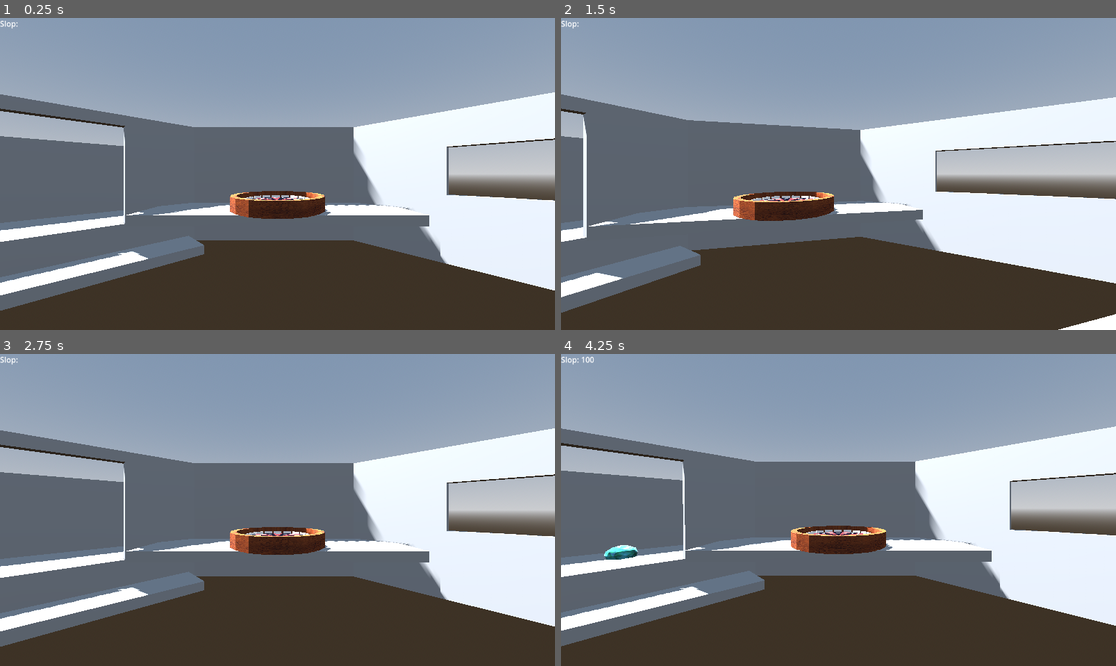
Above: before the commit, frames 1-4 (two rows, left to right).
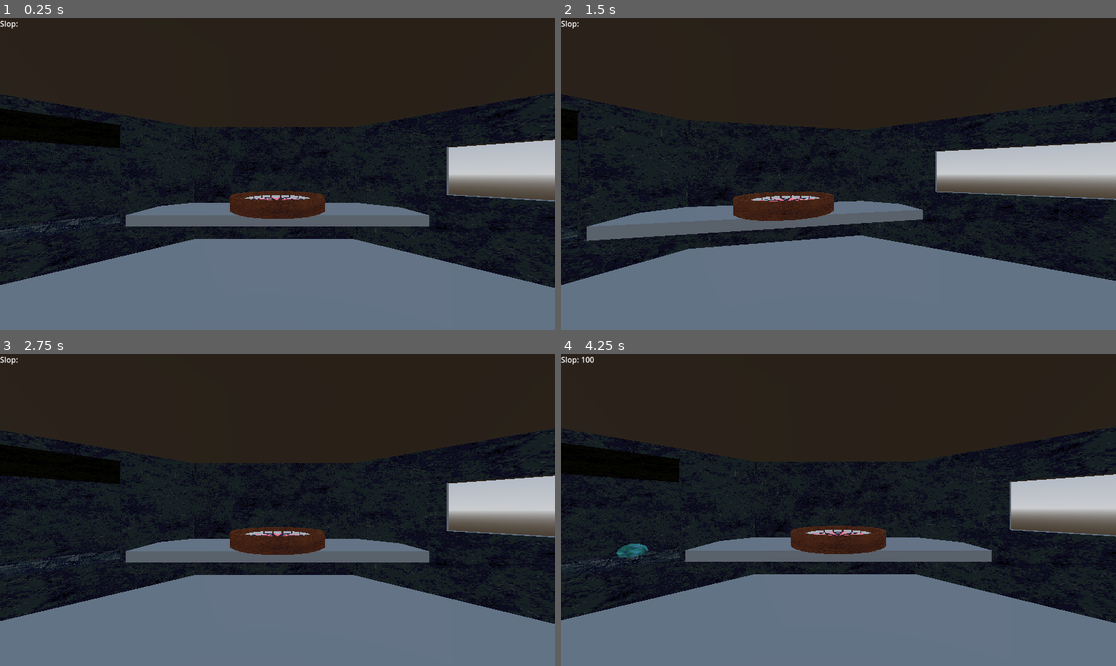
Above: after the commit, the same moments.

Repository: J-dario/Sloplan-Brackeys-2025
Game: Godot game, scene res://Scenes/main.tscn
The game is run twice, just before and just after one commit, with the same random seed, the same clock (stepped at 60 frames per second) and the same inputs.
Inputs:
- Up to frame 1 (0.25 s): no input
- Up to frame 2 (1.5 s): hold D (lookLeft) 0.53-1.28 s; tap A (lookRight) at 1.35 s
- Up to frame 3 (2.75 s): hold Q (test) from 2.03 s (still down)
- Up to frame 4 (4.25 s): release Q (test) at 2.78 s; tap W (zoomIn) at 2.85 s; hold S (zoomOut) from 3.53 s (still down)

The runs differ from the first frame. In frame 1, 93% of the frame differs, in the area x 0-100%, y 0-100%; in frame 2, 90%; in frame 3, 93%; in frame 4, 93%.

Commit message:
basic textures

Diff:
--- /dev/null
+++ b/Materials/Floor.tres
@@ -0,0 +1,11 @@
+[gd_resource type="StandardMaterial3D" load_steps=2 format=3 uid="uid://d32ttjil6hc62"]
+
+[ext_resource type="Texture2D" uid="uid://5rixmxessnoy" path="res://Textures/Floor.png" id="1_mfxl4"]
+
+[resource]
+resource_name = "Material.001"
+cull_mode = 2
+albedo_texture = ExtResource("1_mfxl4")
+metallic_specular = 0.0
+roughness = 0.6
+texture_filter = 0
--- a/Materials/GoldSlop.tres
+++ b/Materials/MainWall.tres
@@ -1,11 +1,11 @@
 [gd_resource type="StandardMaterial3D" load_steps=2 format=3 uid="uid://cd0ugjc3kyuh7"]
 
-[ext_resource type="Texture2D" uid="uid://bjdd3au4be7wg" path="res://Textures/goldSlop.png" id="1_kdoc0"]
+[ext_resource type="Texture2D" uid="uid://c0wyb7ns6626h" path="res://Textures/BasicWall.png" id="1_qh37i"]
 
 [resource]
 resource_name = "Material.001"
 cull_mode = 2
-albedo_texture = ExtResource("1_kdoc0")
-metallic = 1.0
+albedo_texture = ExtResource("1_qh37i")
 metallic_specular = 0.0
 roughness = 0.6
+texture_filter = 0
--- a/Materials/PrismaticSlop.tres
+++ /dev/null
@@ -1,11 +0,0 @@
-[gd_resource type="StandardMaterial3D" load_steps=2 format=3 uid="uid://u0mjcwywe6oo"]
-
-[ext_resource type="Texture2D" uid="uid://du8icbnfiia2m" path="res://Textures/prismaticSlop.png" id="1_a1350"]
-
-[resource]
-resource_name = "Material.001"
-cull_mode = 2
-albedo_texture = ExtResource("1_a1350")
-metallic = 1.0
-metallic_specular = 0.0
-roughness = 0.6
--- a/Materials/BasicSlop.tres
+++ b/Materials/Slop.tres
@@ -1,11 +1,12 @@
 [gd_resource type="StandardMaterial3D" load_steps=2 format=3 uid="uid://cltpdtf8v3h4o"]
 
-[ext_resource type="Texture2D" uid="uid://b0uv7vhgypdji" path="res://Textures/pixelFlesh.png" id="1_kxmtt"]
+[ext_resource type="Texture2D" uid="uid://b0uv7vhgypdji" path="res://Textures/pixelFlesh.png" id="1_icfv0"]
 
 [resource]
 resource_name = "Material.001"
 cull_mode = 2
-albedo_texture = ExtResource("1_kxmtt")
+albedo_texture = ExtResource("1_icfv0")
 metallic = 1.0
 metallic_specular = 0.0
 roughness = 0.6
+texture_filter = 0
--- a/Scenes/main.tscn
+++ b/Scenes/main.tscn
@@ -1,9 +1,11 @@
-[gd_scene load_steps=9 format=3 uid="uid://we0fibcjxv2b"]
+[gd_scene load_steps=11 format=3 uid="uid://we0fibcjxv2b"]
 
 [ext_resource type="Script" uid="uid://ulq0s6wq85wc" path="res://Scripts/camera_3d.gd" id="1_jjgbg"]
 [ext_resource type="Script" uid="uid://b0xqbfe3c45cv" path="res://Scripts/game_manager.gd" id="1_jjvhh"]
 [ext_resource type="PackedScene" uid="uid://caicdpy2vlhiq" path="res://Scenes/roulette.tscn" id="2_bo1nx"]
+[ext_resource type="Material" uid="uid://cd0ugjc3kyuh7" path="res://Materials/MainWall.tres" id="2_kry3j"]
 [ext_resource type="Script" uid="uid://cilqupfc5jekm" path="res://Scripts/slop_spawner.gd" id="3_8gbba"]
+[ext_resource type="Material" uid="uid://d32ttjil6hc62" path="res://Materials/Floor.tres" id="3_21xkr"]
 
 [sub_resource type="ProceduralSkyMaterial" id="ProceduralSkyMaterial_7u77a"]
 sky_horizon_color = Color(0.662243, 0.671743, 0.686743, 1)
@@ -32,81 +34,117 @@
 transform = Transform3D(-0.866023, -0.433016, 0.250001, 0, 0.499998, 0.866027, -0.500003, 0.749999, -0.43301, 0, 0, 0)
 shadow_enabled = true
 
-[node name="CSGCombiner3D" type="CSGCombiner3D" parent="."]
+[node name="SlopRoom" type="CSGCombiner3D" parent="."]
 use_collision = true
 
-[node name="Floor" type="CSGBox3D" parent="CSGCombiner3D"]
-transform = Transform3D(1.4, 0, 0, 0, 1, 0, 0, 0, 1, -30.87, 0, -0.649999)
+[node name="Roof" type="CSGBox3D" parent="SlopRoom"]
+transform = Transform3D(0.972108, 0, 0.719623, 0, 1, 0, -1.00747, 0, 0.694366, 5.21817, 15.1, -31.8219)
 use_collision = true
-size = Vector3(23.8, 1, 62.3)
+size = Vector3(21.3, 1, 28.3)
+material = ExtResource("2_kry3j")
 
-[node name="Floor2" type="CSGBox3D" parent="CSGCombiner3D"]
-transform = Transform3D(1.01832, 0, 0.686242, 0, 1, 0, -0.960738, 0, 0.727374, 3.17713, 0.599999, -30.0475)
+[node name="Floor" type="CSGBox3D" parent="SlopRoom"]
+transform = Transform3D(1.01832, 0, 0.686242, 0, 1, 0, -0.960738, 0, 0.727374, 4.45577, -0.100001, -31.1313)
+material_override = ExtResource("3_21xkr")
 use_collision = true
-size = Vector3(24.2, 1, 28.3)
+size = Vector3(21.6122, 1, 28.3)
+material = ExtResource("3_21xkr")
 
-[node name="Floor3" type="CSGBox3D" parent="CSGCombiner3D"]
-transform = Transform3D(1.01832, 0, 0.686242, 0, 1, 0, -0.960738, 0, 0.727374, 3.17713, 15.1, -30.0475)
-visible = false
+[node name="LeftWall" type="CSGBox3D" parent="SlopRoom"]
+transform = Transform3D(1.77636e-15, 0.642788, -1.07246, -1, -3.34849e-08, -3.9336e-08, -4.37114e-08, 0.766044, 0.899903, -4.68498, 7.7, -40.1801)
 use_collision = true
-size = Vector3(24.2, 1, 28.3)
+size = Vector3(14.8, 1, 20.8)
+material = ExtResource("2_kry3j")
 
-[node name="Table" type="CSGBox3D" parent="CSGCombiner3D"]
+[node name="RightWall" type="CSGBox3D" parent="SlopRoom"]
+transform = Transform3D(1.77636e-15, 0.642788, -1.07246, -1, -3.34849e-08, -3.9336e-08, -4.37114e-08, 0.766044, 0.899903, 14.1727, 7.7, -22.7158)
+use_collision = true
+size = Vector3(14.8, 1, 20.8)
+material = ExtResource("2_kry3j")
+
+[node name="BackWall" type="CSGBox3D" parent="SlopRoom"]
+transform = Transform3D(-2.99966e-08, 0.686242, 1.01832, -1, -4.37114e-08, 2.96462e-22, 3.17945e-08, -0.727374, 0.960738, 14.3254, 7.7, -42.0211)
+use_collision = true
+size = Vector3(14.8, 1, 20.8)
+material = ExtResource("2_kry3j")
+
+[node name="MainWall" type="CSGBox3D" parent="SlopRoom"]
+transform = Transform3D(-2.99966e-08, 0.686242, 1.01832, -1, -4.37114e-08, 2.96462e-22, 3.17945e-08, -0.727374, 0.960738, -5.507, 7.7, -21)
+use_collision = true
+size = Vector3(14.8, 1, 20.8)
+material = ExtResource("2_kry3j")
+
+[node name="Window" type="CSGBox3D" parent="SlopRoom"]
+transform = Transform3D(-2.99966e-08, 0.686242, 0.727374, -1, -4.37114e-08, 0, 3.17945e-08, -0.727374, 0.686242, -6.44959, 8.92638, -21.2382)
+operation = 2
+use_collision = true
+size = Vector3(10.2, 2.8, 15)
+material = ExtResource("2_kry3j")
+
+[node name="MainArea" type="CSGCombiner3D" parent="."]
+use_collision = true
+
+[node name="Floor" type="CSGBox3D" parent="MainArea"]
+transform = Transform3D(1.4, 0, 0, 0, 1, 0, 0, 0, 1, -21.2558, 0, -0.649999)
+use_collision = true
+size = Vector3(37.5346, 1, 62.3)
+
+[node name="Floor4" type="CSGBox3D" parent="MainArea"]
+transform = Transform3D(1.4, 0, 0, 0, 1, 0, 0, 0, 1, -21.2558, 15.702, -0.649999)
+use_collision = true
+size = Vector3(37.5346, 1, 62.3)
+
+[node name="Floor2" type="CSGBox3D" parent="MainArea"]
+transform = Transform3D(0.902577, 0, -0.764438, 0, 1, 0, 1.07021, 0, 0.644698, 1.66198, 0, 27.8027)
+use_collision = true
+size = Vector3(13.0663, 1, 42.1954)
+
+[node name="Floor3" type="CSGBox3D" parent="MainArea"]
+transform = Transform3D(0.966369, 0, 0.723558, 0, 1, 0, -1.01298, 0, 0.690264, 1.81482, 0, -25.0355)
+operation = 2
+use_collision = true
+size = Vector3(11.4406, 1, 42.1954)
+
+[node name="Table" type="CSGBox3D" parent="MainArea"]
 transform = Transform3D(1, 0, 0, 0, 1, 0, 0, 0, 1, 0.36, 4.78, 0)
 use_collision = true
 size = Vector3(8.1, 1, 27.4)
 
-[node name="FrontWall" type="CSGBox3D" parent="CSGCombiner3D"]
+[node name="FrontWall" type="CSGBox3D" parent="MainArea"]
 transform = Transform3D(-4.37114e-08, 1, 0, -1, -4.37114e-08, 0, 0, 0, 1, 5.05, 7.7, 0)
 use_collision = true
 size = Vector3(14.8, 1, 28.2)
+material = ExtResource("2_kry3j")
 
-[node name="RightWall" type="CSGBox3D" parent="CSGCombiner3D"]
+[node name="RightWall" type="CSGBox3D" parent="MainArea"]
 transform = Transform3D(1.91069e-15, -4.37114e-08, -1.4, -1, -4.37114e-08, 0, -4.37114e-08, 1, -6.1196e-08, -30.44, 7.7, 30)
 use_collision = true
 size = Vector3(14.8, 1, 20.8)
+material = ExtResource("2_kry3j")
 
-[node name="LeftWall" type="CSGBox3D" parent="CSGCombiner3D"]
+[node name="RightWall2" type="CSGBox3D" parent="MainArea"]
+transform = Transform3D(-4.37114e-08, 1, 0, -1, -4.37114e-08, 0, 0, 0, 1.4, -46.9036, 7.7, 0.248992)
+use_collision = true
+size = Vector3(14.8, 1, 43.1929)
+material = ExtResource("2_kry3j")
+
+[node name="LeftWall" type="CSGBox3D" parent="MainArea"]
 transform = Transform3D(1.91069e-15, -4.37114e-08, -1.4, -1, -4.37114e-08, 0, -4.37114e-08, 1, -6.1196e-08, -30.1, 7.7, -30)
 use_collision = true
 size = Vector3(14.8, 1, 20.8)
+material = ExtResource("2_kry3j")
 
-[node name="LeftWall2" type="CSGBox3D" parent="CSGCombiner3D"]
-transform = Transform3D(1.77636e-15, 0.642788, -1.07246, -1, -3.34849e-08, -3.9336e-08, -4.37114e-08, 0.766044, 0.899903, -4.68498, 7.7, -40.1801)
-use_collision = true
-size = Vector3(14.8, 1, 20.8)
-
-[node name="LeftWall3" type="CSGBox3D" parent="CSGCombiner3D"]
-transform = Transform3D(1.77636e-15, 0.642788, -1.07246, -1, -3.34849e-08, -3.9336e-08, -4.37114e-08, 0.766044, 0.899903, 14.1727, 7.7, -22.7158)
-use_collision = true
-size = Vector3(14.8, 1, 20.8)
-
-[node name="ShopWall" type="CSGBox3D" parent="CSGCombiner3D"]
+[node name="ShopWall" type="CSGBox3D" parent="MainArea"]
 transform = Transform3D(2.99966e-08, -0.686242, 1.01832, -1, -4.37114e-08, 2.96462e-22, 3.17945e-08, -0.727374, -0.960738, -6.442, 7.7, 21)
 use_collision = true
 size = Vector3(14.8, 1, 22.4)
+material = ExtResource("2_kry3j")
 
-[node name="ShopWindow" type="CSGBox3D" parent="CSGCombiner3D"]
+[node name="ShopWindow" type="CSGBox3D" parent="MainArea"]
 transform = Transform3D(2.99966e-08, -0.686242, 0.727374, -1, -4.37114e-08, 0, 3.17945e-08, -0.727374, -0.686242, -7.98377, 9.3, 22.3515)
 operation = 2
 use_collision = true
 size = Vector3(4.7, 2.8, 16.4)
-
-[node name="SlopWall" type="CSGBox3D" parent="CSGCombiner3D"]
-transform = Transform3D(-2.99966e-08, 0.686242, 1.01832, -1, -4.37114e-08, 2.96462e-22, 3.17945e-08, -0.727374, 0.960738, -5.507, 7.7, -21)
-use_collision = true
-size = Vector3(14.8, 1, 20.8)
-
-[node name="SlopWall2" type="CSGBox3D" parent="CSGCombiner3D"]
-transform = Transform3D(-2.99966e-08, 0.686242, 1.01832, -1, -4.37114e-08, 2.96462e-22, 3.17945e-08, -0.727374, 0.960738, 14.3254, 7.7, -42.0211)
-use_collision = true
-size = Vector3(14.8, 1, 20.8)
-
-[node name="SlopWindow" type="CSGBox3D" parent="CSGCombiner3D"]
-transform = Transform3D(-2.99966e-08, 0.686242, 0.727374, -1, -4.37114e-08, 0, 3.17945e-08, -0.727374, 0.686242, -6.26362, 8.9, -21.0099)
-operation = 2
-use_collision = true
-size = Vector3(10.2, 2.8, 15)
 
 [node name="Camera3D" type="Camera3D" parent="."]
 transform = Transform3D(-4.37114e-08, 0, -1, 0, 1, 0, 1, 0, -4.37114e-08, -22, 9, 0)
@@ -120,6 +158,7 @@
 script = ExtResource("3_8gbba")
 
 [node name="SpawnArea" type="Area3D" parent="SlopSpawner"]
+transform = Transform3D(0.995858, 0, -0.835624, 0, 1.3, 0, 0.835624, 0, 0.995858, 0.802836, 0, 1.2618)
 
 [node name="CollisionShape3D" type="CollisionShape3D" parent="SlopSpawner/SpawnArea"]
 transform = Transform3D(1, 0, 0, 0, 1, 0, 0, 0, 1, -1.35, 0, -0.349998)
--- a/Scenes/slop.tscn
+++ b/Scenes/slop.tscn
@@ -1,6 +1,6 @@
 [gd_scene load_steps=7 format=3 uid="uid://cbqej5afvr1as"]
 
-[ext_resource type="Material" uid="uid://cltpdtf8v3h4o" path="res://Materials/BasicSlop.tres" id="2_gihk0"]
+[ext_resource type="Material" uid="uid://cltpdtf8v3h4o" path="res://Materials/Slop.tres" id="2_gihk0"]
 [ext_resource type="ArrayMesh" uid="uid://cry1s7hi1f2wr" path="res://Models/slop.obj" id="3_34oew"]
 
 [sub_resource type="CylinderShape3D" id="CylinderShape3D_gihk0"]
Binary file added: Textures/BasicWall.png
Not shown, added: Textures/BasicWall.png.import
Binary file added: Textures/Floor.png
Not shown, added: Textures/Floor.png.import
